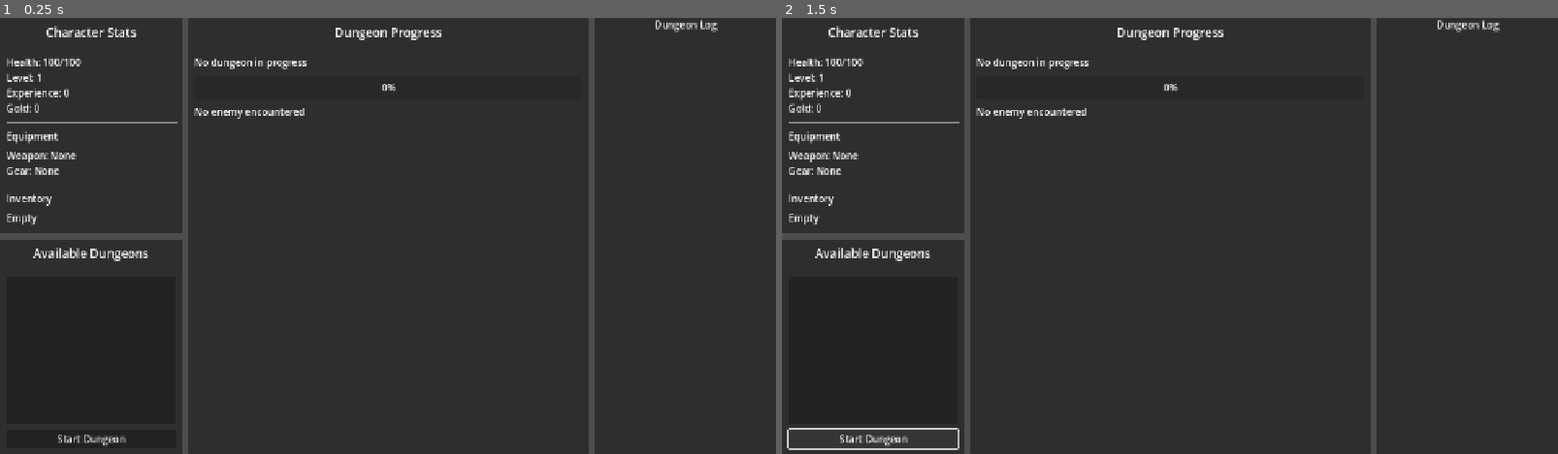
Above: before the commit, frames 1-2 (left to right).
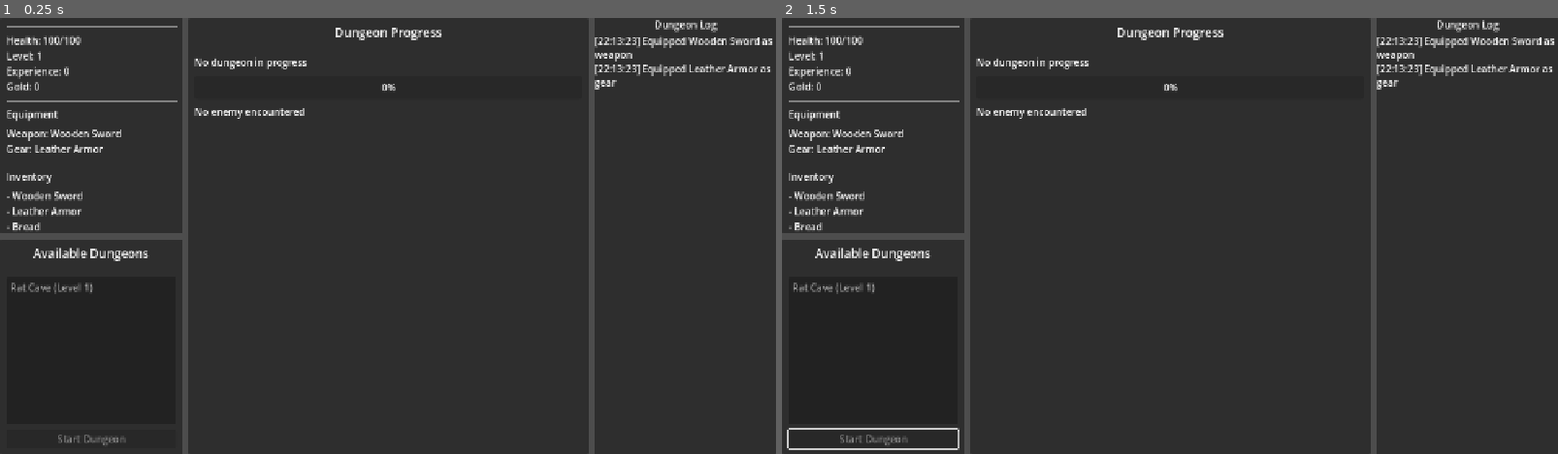
Above: after the commit, the same moments.

Repository: marcosewbank/test-game
Game: Godot game, scene res://scenes/Main.tscn
The game is run twice, just before and just after one commit, with the same random seed, the same clock (stepped at 60 frames per second) and the same inputs.
Inputs (mouse positions are in pixels of both pictures, inside the frame that each line leads up to):
- Up to frame 1 (0.25 s): no input
- Up to frame 2 (1.5 s): click (875, 436) at 0.5 s, where only the run before the commit has a clickable "Start Dungeon"; click (875, 436) at 1.25 s, where only the run before the commit has a clickable "Start Dungeon"

The runs differ from the first frame. In frame 1, 2.9% of the frame differs, in the area x 0-100%, y 1-98%; in frame 2, 2.9%, in the area x 0-100%, y 1-99%.
Error before the commit: Parse Error: "yield" was removed in Godot 4. Use "await" instead. (res://scripts/game_manager.gd:102)

Commit message:
Implement enemy combat system and dungeon failure handling

Diff:
--- a/scripts/game_manager.gd
+++ b/scripts/game_manager.gd
@@ -85,11 +85,6 @@
 	# Emit progress update
 	dungeon_progress_updated.emit(dungeon_progress)
 
-	# Log progress milestones
-	var progress_percent = int(dungeon_progress * 100)
-	if progress_percent % 25 == 0 and progress_percent <= 100:  # Log every 25% progress
-		add_log_entry("Dungeon exploration: %d%% complete" % progress_percent)
-
 	# Check for enemy encounters
 	if current_enemy == null and randf() < 0.1:  # 10% chance per frame
 		_encounter_enemy()
@@ -99,7 +94,7 @@
 		_complete_dungeon()
 	else:
 		# Continue processing the dungeon
-		yield(get_tree().create_timer(1.0 / 60.0), "timeout")  # Simulate frame delay
+		await get_tree().create_timer(1.0 / 60.0).timeout  # Simulate frame delay
 		_process_dungeon()
 
 func _encounter_enemy() -> void:
@@ -107,6 +102,34 @@
 	current_enemy = EnemiesData.enemies[enemy_id]
 	add_log_entry("Encountered a %s!" % current_enemy.name)
 	enemy_encountered.emit(current_enemy)
+	_start_combat()
+
+func _start_combat() -> void:
+	if current_enemy == null:
+		return
+
+	add_log_entry("Combat started with %s!" % current_enemy.name)
+
+	while current_enemy.health > 0 and player.health > 0:
+		# Player attacks the enemy
+		var player_damage = randi_range(5, 10)  # Example damage range
+		current_enemy.health -= player_damage
+		add_log_entry("You dealt %d damage to %s!" % [player_damage, current_enemy.name])
+
+		if current_enemy.health <= 0:
+			add_log_entry("You defeated %s!" % current_enemy.name)
+			defeat_enemy()
+			return  # Exit combat after defeating the enemy
+
+		# Enemy attacks the player
+		var enemy_damage = randi_range(3, 8)  # Example damage range
+		player.health -= enemy_damage
+		add_log_entry("%s dealt %d damage to you!" % [current_enemy.name, enemy_damage])
+
+		if player.health <= 0:
+			add_log_entry("You were defeated by %s!" % current_enemy.name)
+			_end_dungeon_failure()
+			return  # Exit combat after the player is defeated
 
 func _complete_dungeon() -> void:
 	is_in_dungeon = false
@@ -175,7 +198,14 @@
 	add_log_entry(loot_message)
 	enemy_defeated.emit(current_enemy, loot)
 	player_stats_updated.emit()
+
+	# Reset current_enemy to allow new encounters
 	current_enemy = null
+
+func _end_dungeon_failure() -> void:
+	is_in_dungeon = false
+	add_log_entry("You failed to complete the dungeon. Better luck next time!")
+	# Optionally, reset dungeon state or handle failure consequences
 
 func _update_inventory() -> void:
 	var inventory_text = ""
